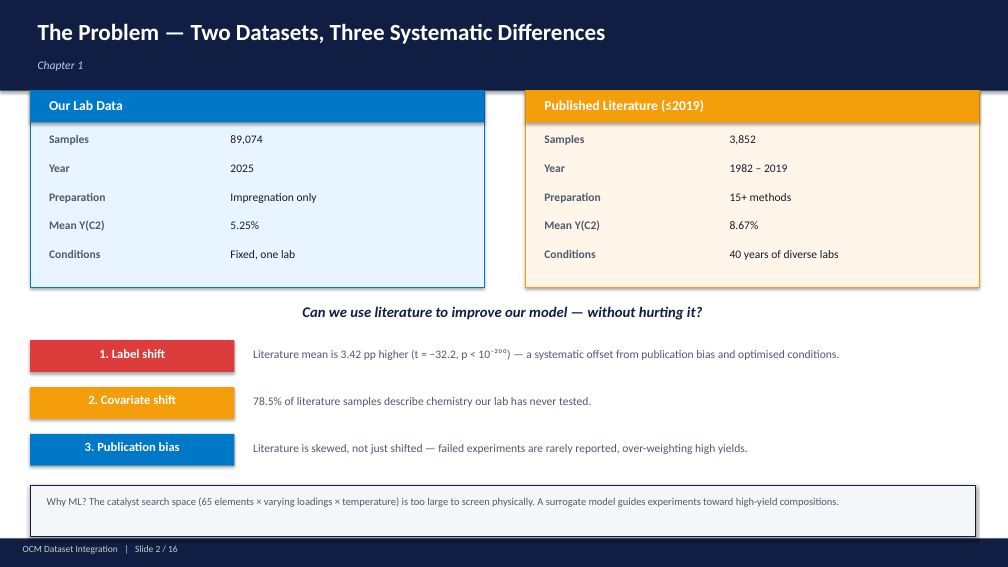
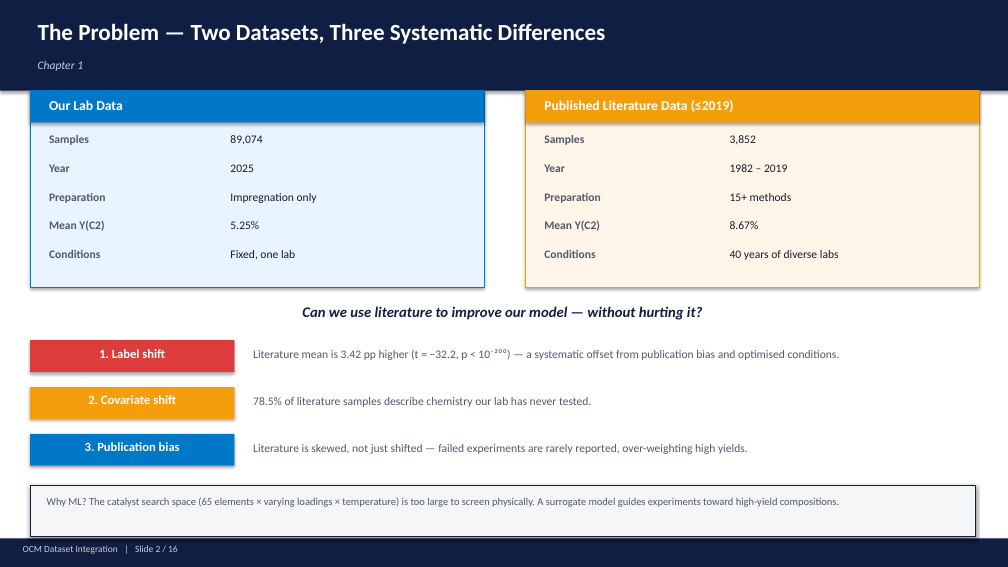
Before and after one commit to ParthN9i4/OCM-Dataset-JAIST, a slide deck: slide 2 of ocm_presentation.pptx. Drawn at 1008x567 pixels with LibreOffice and Linux fonts; fonts in the diff are those of the drawing. Boxes give left, top, right and bottom in pixels: in the first picture for what was removed or moved away, otherwise in the second. Text is boxed around its words. In the diff, an @@ line names an element or a change of style, - is before the commit and + after.

```diff
--- a/ocm_presentation.pptx
+++ b/ocm_presentation.pptx
@@ text at bbox=[544, 100, 734, 112]: text changed @@
-Published Literature (≤2019)
+Published Literature Data (≤2019)
```
Also in this commit, not shown: 5 other slides changed, 13 other files.
